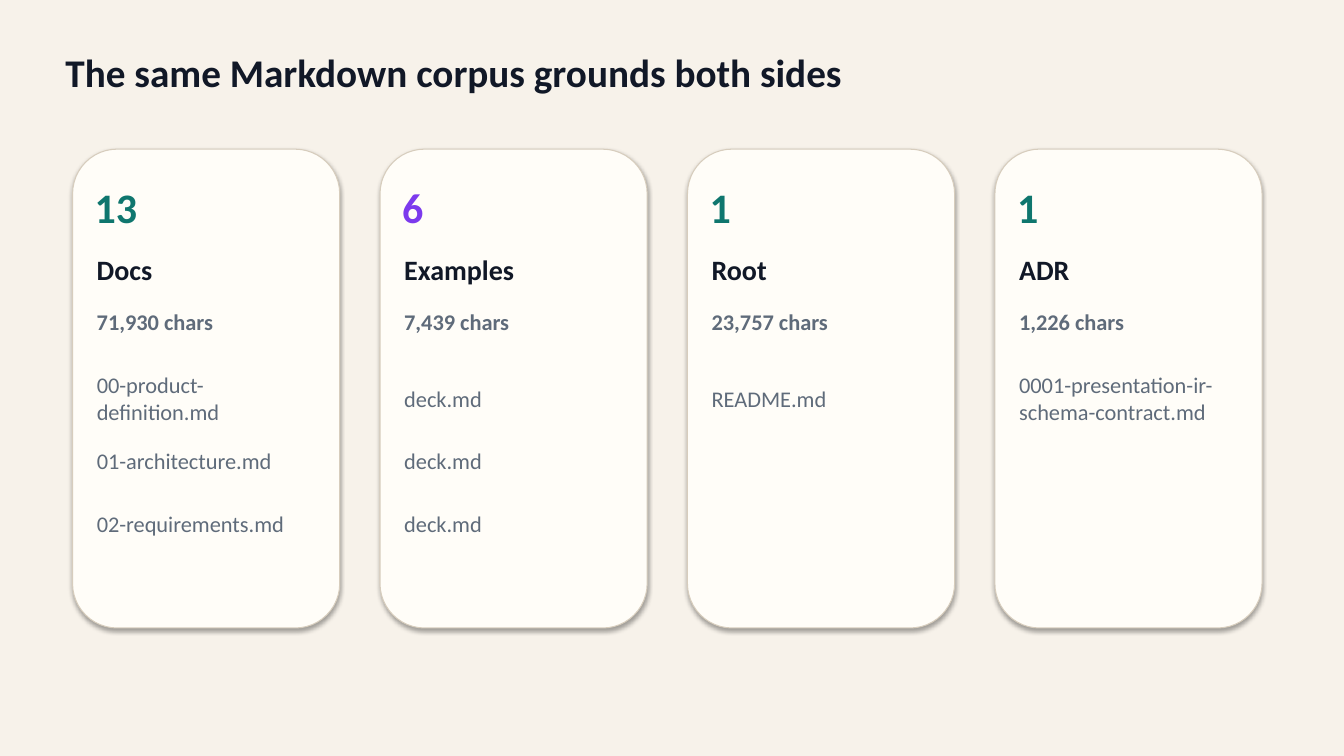
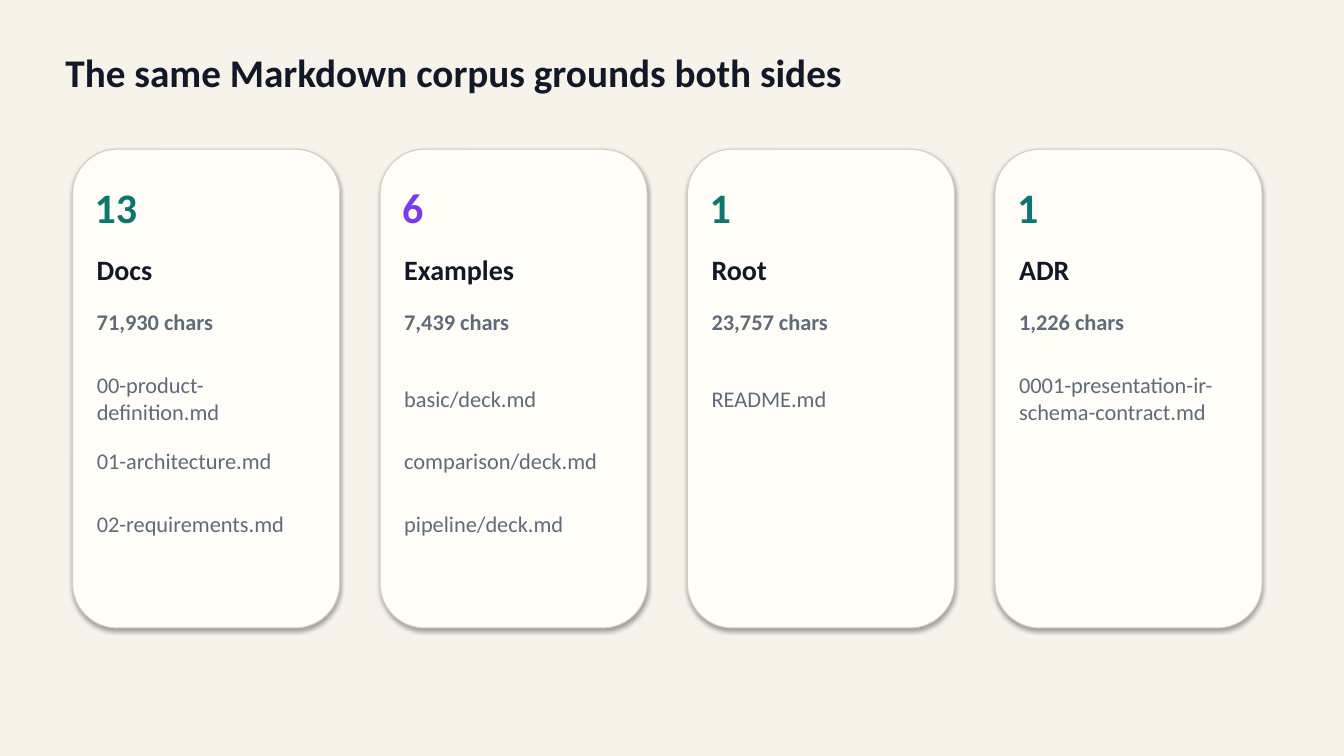
Before and after one commit to ch040602/mdpr-skill, a slide deck: slide 3 of artifacts/mdpr-vs-skill/mdpr-skill-from-actual-md-run.pptx. Drawn at 1344x756 pixels with LibreOffice and Linux fonts; fonts in the diff are those of the drawing. Boxes give left, top, right and bottom in pixels: in the first picture for what was removed or moved away, otherwise in the second. Text is boxed around its words. In the diff, an @@ line names an element or a change of style, - is before the commit and + after.

```diff
--- a/artifacts/mdpr-vs-skill/mdpr-skill-from-actual-md-run.pptx
+++ b/artifacts/mdpr-vs-skill/mdpr-skill-from-actual-md-run.pptx
@@ text at box(404, 391, 536, 408): text changed @@
-deck.md
+basic/deck.md
@@ text at box(404, 453, 597, 473): text changed @@
-deck.md
+comparison/deck.md
@@ text at box(404, 516, 563, 536): text changed @@
-deck.md
+pipeline/deck.md
```
Also in this commit, not shown: 10 other files.
